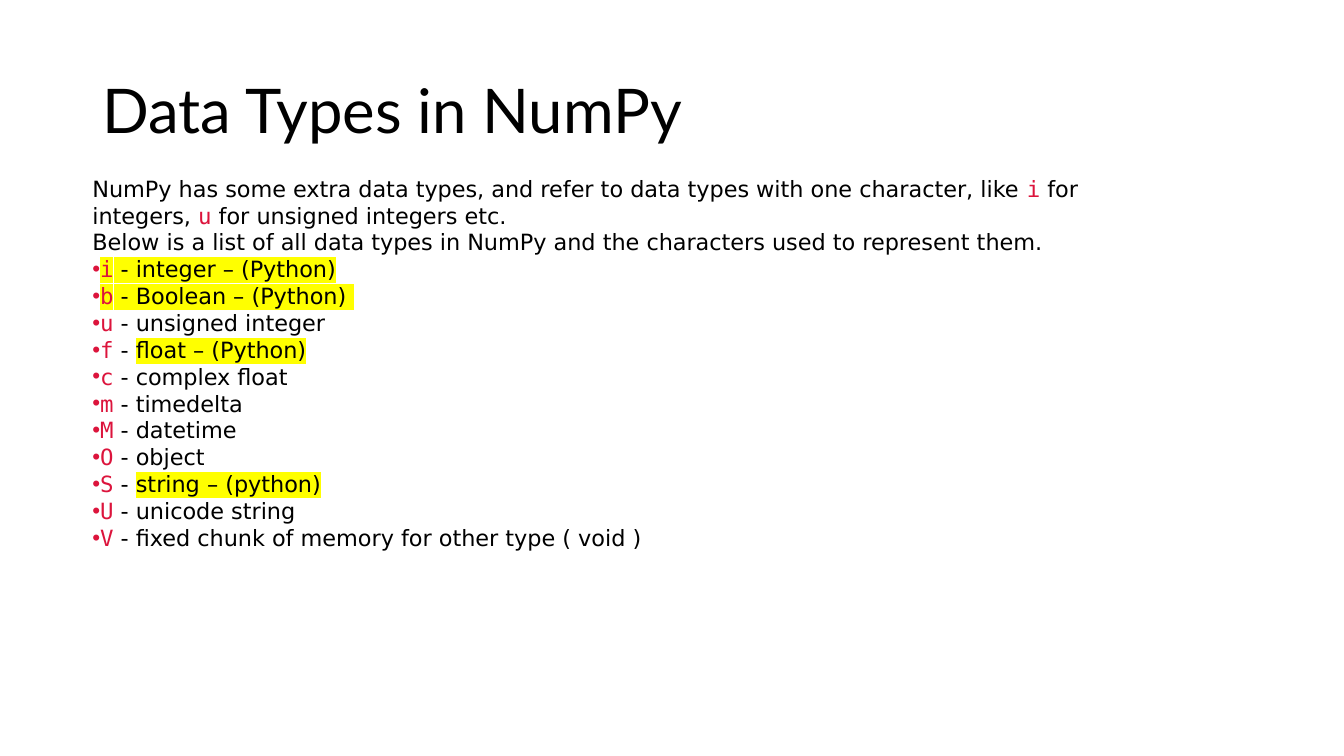
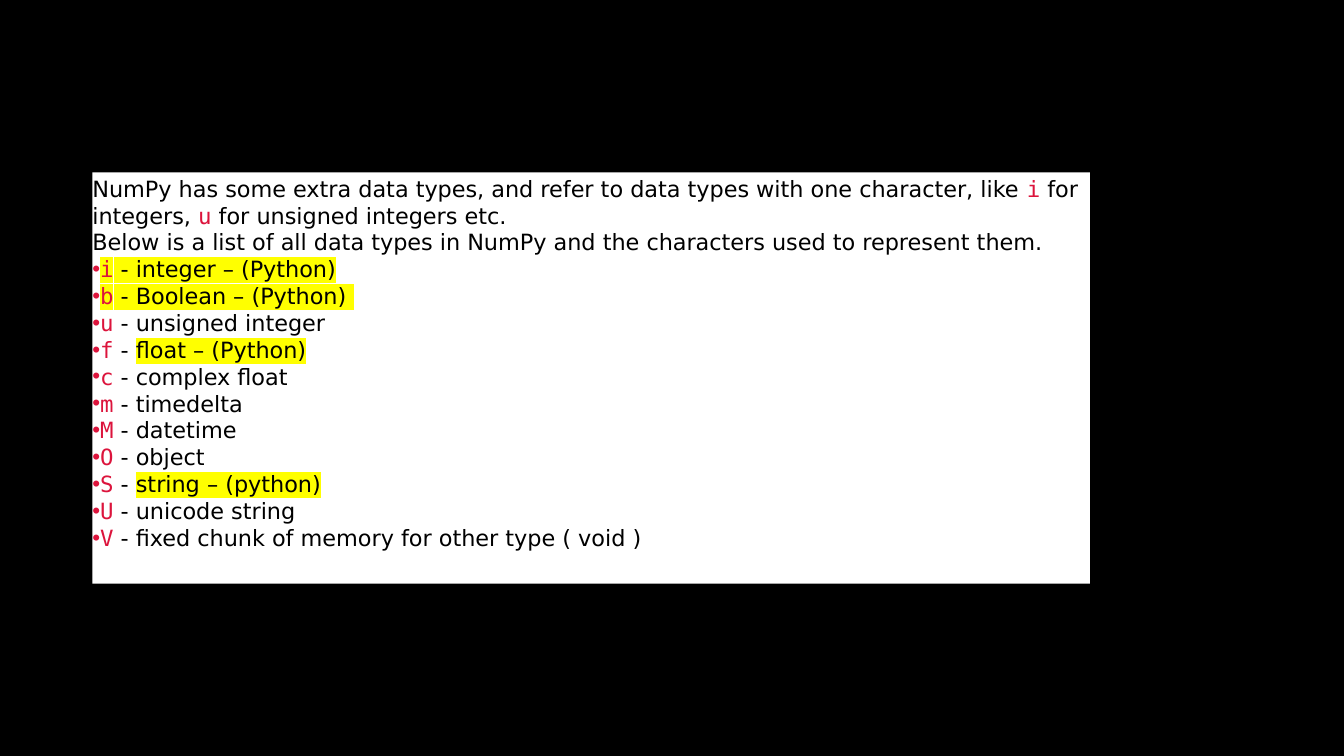
Before and after one commit to LuyangYin1/Python-for-everyone, a slide deck: slide 10 of Class-2/Class – 2.pptm. Drawn at 1344x756 pixels with LibreOffice and Linux fonts; fonts in the diff are those of the drawing; background and template pictures are left out. Boxes give left, top, right and bottom in pixels: in the first picture for what was removed or moved away, otherwise in the second. Text is boxed around its words. In the diff, an @@ line names an element or a change of style, - is before the commit and + after.

```diff
--- a/Class-2/Class – 2.pptm
+++ b/Class-2/Class – 2.pptm
@@ background #FFFFFF to #000000 @@
@@ title "Data Types in NumPy": place and size @@
-title "Data Types in NumPy" at [102, 88, 682, 144]
+title "Data Types in NumPy" at [678, 172, 1258, 187]
@@ title "Data Types in NumPy" at [678, 172, 1258, 187]: alignment left to right @@
```
Also in this commit, not shown: 15 other slides changed, 1 slide added, 1 slide removed.
